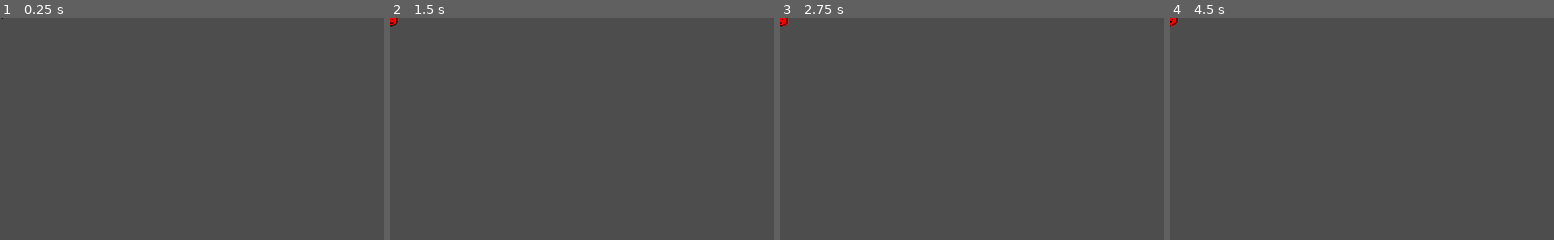
Above: before the commit, frames 1-4 (left to right).
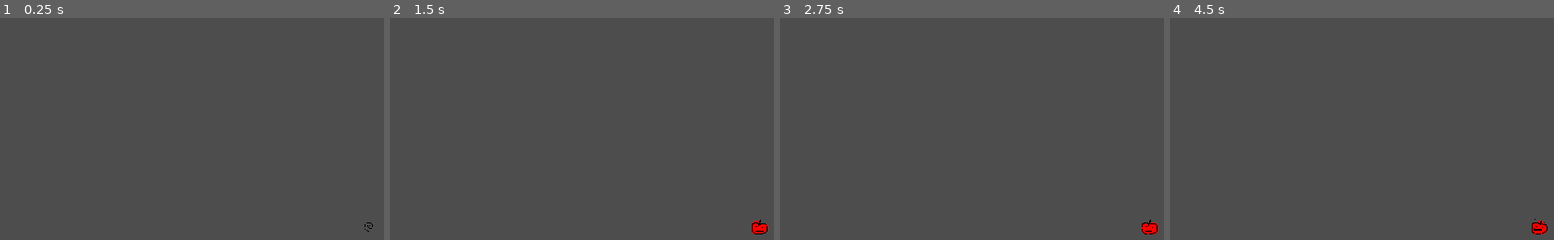
Above: after the commit, the same moments.

Repository: Silver-Ink/GameJamAirConditionner
Game: Godot game, scene res://item.tscn
Same seed, same stepped clock (60 frames per second), same inputs: the game is played once before the commit and once after it. This scene is started directly instead of the project's main scene.
Inputs (mouse positions are in pixels of both pictures, inside the frame that each line leads up to):
- Up to frame 1 (0.25 s): no input
- Up to frame 2 (1.5 s): tap Enter (ui_accept) at 0.5, 0.77, 1.25 s; move the mouse to (outside the picture) at 0.52 s; hold Right (ui_right) from 0.53 s (still down); click (outside the picture) at 0.6 s; move the mouse to (outside the picture) at 1.27 s; tap Mouse wheel up (rotate_wall_left) at 1.35 s
- Up to frame 3 (2.75 s): tap Enter (ui_accept) at 1.52 s; move the mouse to (outside the picture) at 2.02 s; release Right (ui_right) at 2.03 s; hold Left (ui_left) from 2.03 s (still down); tap Mouse wheel down (rotate_wall_right) at 2.1 s
- Up to frame 4 (4.5 s): move the mouse to (outside the picture) at 2.77 s; release Left (ui_left) at 2.78 s; hold Right (ui_right) 2.78-4.28 s; click (outside the picture) at 2.85 s; tap Enter (ui_accept) at 3.02, 3.77, 4.25 s; move the mouse to (outside the picture) at 3.52 s; tap Mouse wheel up (rotate_wall_left) at 3.6 s; move the mouse to (1319, 164) at 4.27 s; hold Left (ui_left) from 4.28 s (still down); tap Mouse wheel down (rotate_wall_right) at 4.35 s

The runs differ from the first frame. In frame 1, less than 0.1% of the frame differs, in the area x 0-98%, y 0-97%; in frame 2, 0.3%; in frame 3, 0.3%, in the area x 0-99%, y 0-98%; in frame 4, 0.3%.

Commit message:
item destroy sounds effects

Diff:
--- /dev/null
+++ b/audio_stream_player.gd
@@ -0,0 +1 @@
+class_name AudioPlayer extends AudioStreamPlayer
--- a/item.gd
+++ b/item.gd
@@ -14,13 +14,24 @@
 var anim: ItemSprite
 var appearing: bool = false
 var item_scale := 0.0
+var player: AudioStreamPlayer
+
+const item_sounds := {
+	Type.APPLE: ["bo-womp", "cartoon-boing", "crunchy-bite"],
+	Type.FISH: ["fish", "uiou", "jump", "cartoon_bite_sound_effect"],
+	Type.HEART: ["heart", "heart-beat", "sparkles", "chime-sparkles"],
+	Type.BLOB: ["dégueu", "dégueu2", "crunchy-bite", "dead", "bo-womp"],
+	Type.SONIC: ["sonic-spring", "jump", "bongo-feet", "uiou"],
+	Type.SQUARE: ["wopi", "dead"]
+}
 
 # Called when the node enters the scene tree for the first time.
 func _ready() -> void:
 	get_children().filter(func(child): return child is Before).front().play("default")
 	anim = get_children().filter(func(child): return child is ItemSprite).front()
-	anim.play(get_spritesheet_name())
+	anim.play(item_name())
 	anim.scale = Vector2(item_scale, item_scale)
+	player = get_children().filter(func(child): return child is AudioPlayer).front()
 
 
 # Called every frame. 'delta' is the elapsed time since the previous frame.
@@ -31,9 +42,11 @@
 			item_scale += 0.15
 		else:
 			appearing = false
+			player.stream = load("res://assets/sounds/items/%s.wav" % item_name())
+			player.play()
 
 
-func get_spritesheet_name() -> String:
+func item_name() -> String:
 	match type:
 		Type.APPLE:
 			return "apple"
@@ -55,6 +68,9 @@
 
 
 func destroy():
+	var possible_sounds: Array = item_sounds[type]
+	player.stream = load("res://assets/sounds/items/%s.mp3" % possible_sounds[randi() % possible_sounds.size()])
+	player.play()
 	anim.play("destroy")
 
 
--- a/item.tscn
+++ b/item.tscn
@@ -12,6 +12,7 @@
 [ext_resource type="Texture2D" uid="uid://bhiwe5w6ukiyo" path="res://assets/items/square guy.png" id="7_slw7p"]
 [ext_resource type="Texture2D" uid="uid://cg77qq8btpls3" path="res://assets/items/transh.png" id="8_3dp4x"]
 [ext_resource type="Script" path="res://item_sprite.gd" id="11_p6nyw"]
+[ext_resource type="Script" path="res://audio_stream_player.gd" id="13_nibbj"]
 
 [sub_resource type="AtlasTexture" id="AtlasTexture_gy4uy"]
 atlas = ExtResource("2_54io7")
@@ -41,25 +42,13 @@
 atlas = ExtResource("2_54io7")
 region = Rect2(192, 0, 32, 32)
 
-[sub_resource type="AtlasTexture" id="AtlasTexture_tvl71"]
-atlas = ExtResource("2_54io7")
-region = Rect2(224, 0, 32, 32)
-
-[sub_resource type="AtlasTexture" id="AtlasTexture_4akb1"]
-atlas = ExtResource("2_54io7")
-region = Rect2(256, 0, 32, 32)
-
-[sub_resource type="AtlasTexture" id="AtlasTexture_eaoni"]
-atlas = ExtResource("2_54io7")
-region = Rect2(288, 0, 32, 32)
-
-[sub_resource type="AtlasTexture" id="AtlasTexture_yk4g1"]
-atlas = ExtResource("2_54io7")
-region = Rect2(320, 0, 32, 32)
-
-[sub_resource type="AtlasTexture" id="AtlasTexture_qbfty"]
-atlas = ExtResource("2_54io7")
-region = Rect2(352, 0, 32, 32)
+[sub_resource type="AtlasTexture" id="AtlasTexture_q4iv1"]
+atlas = ExtResource("3_0cfss")
+region = Rect2(96, 0, 32, 32)
+
+[sub_resource type="AtlasTexture" id="AtlasTexture_8xvt0"]
+atlas = ExtResource("3_0cfss")
+region = Rect2(128, 0, 32, 32)
 
 [sub_resource type="SpriteFrames" id="SpriteFrames_lhtib"]
 resource_local_to_scene = true
@@ -87,19 +76,13 @@
 "texture": SubResource("AtlasTexture_h0s3a")
 }, {
 "duration": 1.0,
-"texture": SubResource("AtlasTexture_tvl71")
-}, {
-"duration": 1.0,
-"texture": SubResource("AtlasTexture_4akb1")
-}, {
-"duration": 1.0,
-"texture": SubResource("AtlasTexture_eaoni")
-}, {
-"duration": 1.0,
-"texture": SubResource("AtlasTexture_yk4g1")
-}, {
-"duration": 1.0,
-"texture": SubResource("AtlasTexture_qbfty")
+"texture": SubResource("AtlasTexture_q4iv1")
+}, {
+"duration": 1.0,
+"texture": SubResource("AtlasTexture_8xvt0")
+}, {
+"duration": 2.0,
+"texture": null
 }],
 "loop": false,
 "name": &"default",
@@ -134,14 +117,6 @@
 atlas = ExtResource("3_0cfss")
 region = Rect2(64, 0, 32, 32)
 
-[sub_resource type="AtlasTexture" id="AtlasTexture_q4iv1"]
-atlas = ExtResource("3_0cfss")
-region = Rect2(96, 0, 32, 32)
-
-[sub_resource type="AtlasTexture" id="AtlasTexture_8xvt0"]
-atlas = ExtResource("3_0cfss")
-region = Rect2(128, 0, 32, 32)
-
 [sub_resource type="AtlasTexture" id="AtlasTexture_op77i"]
 atlas = ExtResource("3_0cfss")
 region = Rect2(160, 0, 32, 32)
@@ -422,8 +397,7 @@
 [node name="ItemSprite" type="AnimatedSprite2D" parent="."]
 visible = false
 sprite_frames = SubResource("SpriteFrames_efvgg")
-animation = &"square guy"
-frame_progress = 0.441846
+animation = &"destroy"
 script = ExtResource("11_p6nyw")
 
 [node name="Area2D" type="Area2D" parent="."]
@@ -432,5 +406,10 @@
 position = Vector2(0.5, 0.5)
 shape = SubResource("RectangleShape2D_2ho4w")
 
+[node name="Camera2D" type="Camera2D" parent="."]
+
+[node name="AudioStreamPlayer" type="AudioStreamPlayer" parent="."]
+script = ExtResource("13_nibbj")
+
 [connection signal="animation_finished" from="Before" to="." method="_on_appear_animation_finished"]
 [connection signal="body_entered" from="Area2D" to="." method="_on_area_2d_body_entered"]
--- a/project.godot
+++ b/project.godot
@@ -20,6 +20,10 @@
 window/size/viewport_width=1280
 window/size/viewport_height=720
 window/stretch/mode="canvas_items"
+
+[editor_plugins]
+
+enabled=PackedStringArray()
 
 [input]
 
Not shown: 1 places in item.tscn that only renumber resources
Not shown, added: assets/sounds/items/apple.wav
Not shown, added: assets/sounds/items/bo-womp.mp3
Not shown, added: assets/sounds/items/bongo-feet.mp3
Not shown, added: assets/sounds/items/cartoon-boing.mp3
Not shown, added: assets/sounds/items/cartoon_bite_sound_effect.mp3
Not shown, added: assets/sounds/items/cartoon_sound_effect.mp3
Not shown, added: assets/sounds/items/cartoonslip.mp3
Not shown, added: assets/sounds/items/chime-sparkles.mp3
Not shown, added: assets/sounds/items/crunchy-bite.mp3
Not shown, added: assets/sounds/items/dead.mp3
Not shown, added: assets/sounds/items/dégueu.mp3
(and 23 more such lines)
